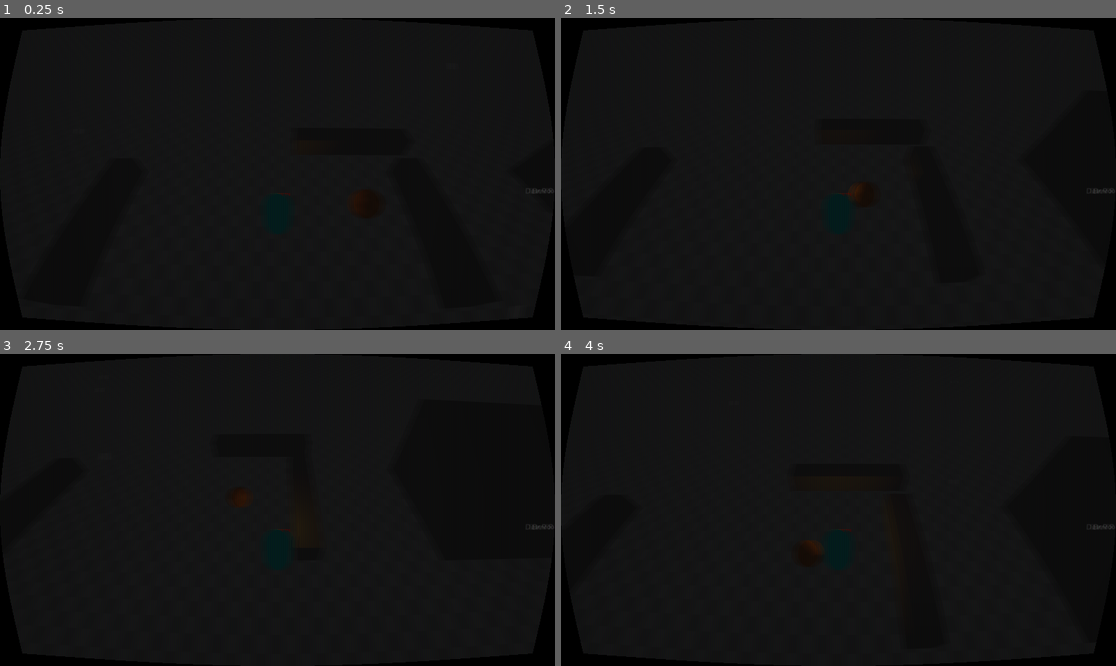
Above: before the commit, frames 1-4 (two rows, left to right).
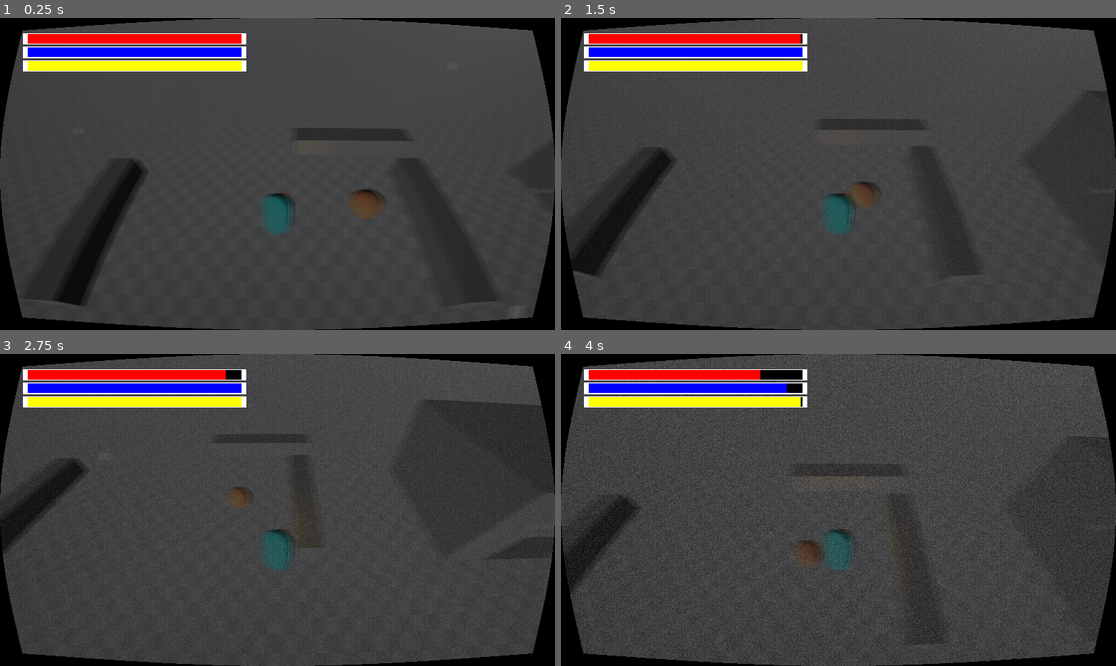
Above: after the commit, the same moments.

Repository: WoodShedGamesOfficial/GodotWildJam64
Game: Godot game, scene res://WildJam_64/LEVELS/Dev_room/JakesRoom/Dev_Room.tscn
The game is run twice, just before and just after one commit, with the same random seed, the same clock (stepped at 60 frames per second) and the same inputs. Before the commit the project has no main scene; this scene is started directly in both runs.
Inputs (mouse positions are in pixels of both pictures, inside the frame that each line leads up to):
- Up to frame 1 (0.25 s): no input
- Up to frame 2 (1.5 s): tap Enter (ui_accept) at 0.5, 0.77 s; move the mouse to (960, 158) at 0.52 s; hold Right (ui_right) 0.53-1.28 s; tap E (Interact) at 0.6, 1.35 s; move the mouse to (727, 189) at 1.27 s; hold Down (ui_down) from 1.28 s (still down)
- Up to frame 3 (2.75 s): tap Enter (ui_accept) at 1.52 s; move the mouse to (333, 441) at 2.02 s; release Down (ui_down) at 2.03 s; hold Right (ui_right) from 2.03 s (still down); tap E (Interact) at 2.1 s
- Up to frame 4 (4 s): move the mouse to (810, 572) at 2.77 s; release Right (ui_right) at 2.78 s; hold Up (ui_up) 2.78-3.53 s; tap E (Interact) at 2.85, 3.6 s; tap Enter (ui_accept) at 3.02, 3.77 s; move the mouse to (1005, 556) at 3.52 s; hold Left (ui_left) from 3.53 s (still down)

The runs differ from the first frame. In frame 1, 92% of the frame differs, in the area x 0-100%, y 0-100%; in frame 2, 92%; in frame 3, 92%; in frame 4, 92%.

Commit message:
Added basic Player HUD and TheDirector singleton
Player HUD updates the health, stamina, and mana. TheDirector singleton

Diff:
--- a/64_WinterHolidayThemed/WildJam_64/ASSETS/Characters/QueefsPlayerCharacter/PlayeScriptr.gd
+++ b/64_WinterHolidayThemed/WildJam_64/ASSETS/Characters/QueefsPlayerCharacter/PlayeScriptr.gd
@@ -1,19 +1,22 @@
 extends CharacterBody3D
-@onready var crt_shader = $PlayerOrigin/WorldCam/PlayerGUI/CRT_Shader
+
 
 @export var PLAYERSTATS = {
 	"Health" : 100,
-	"HealthMax" : 100,
-	"Mana" : 100,
-	"Stamina" : 100,
+	"Mana" : 100.0,
+	"Stamina" : 100.0,
 	'WalkSpeed' : 4
 }
 
 @onready var health = PLAYERSTATS.Health
-@onready var healthmax = PLAYERSTATS.HealthMax
 @onready var mana = PLAYERSTATS.Mana
 @onready var stamina = PLAYERSTATS.Stamina
 @onready var walk_speed = PLAYERSTATS.WalkSpeed
+
+@onready var healthmax = health
+@onready var manamax = mana
+@onready var staminamax = stamina
+@onready var crt_shader = $PlayerOrigin/WorldCam/PlayerGUI/CRT_Shader
 
 
 const JUMP_VELOCITY = 4.5
@@ -23,10 +26,18 @@
 var gravity = ProjectSettings.get_setting("physics/3d/default_gravity")
 
 
+func _ready():
+	$PlayerOrigin/WorldCam/PlayerGUI/HealthBar.value = health
+	$PlayerOrigin/WorldCam/PlayerGUI/ManaBar.value = mana
+	$PlayerOrigin/WorldCam/PlayerGUI/StaminaBar.value = stamina
+	pass
+
 func _input(event):
 	if InputEventMouseMotion:
 		control_camera() #/ takes player mouse input for camera control
 
+
+	set_player_stats(event)
 
 	pass
 
@@ -68,5 +79,25 @@
 	pass
 
 func _process(delta):
+	report_to_director()
 	#When player's health is low, the CRT_Shader gets stronger
 	crt_shader.material.set_shader_parameter("crt_white_noise", 1.0 - (float(health) / float(healthmax)))
+	$PlayerOrigin/WorldCam/PlayerGUI/HealthBar.value = health
+	$PlayerOrigin/WorldCam/PlayerGUI/ManaBar.value = mana
+	$PlayerOrigin/WorldCam/PlayerGUI/StaminaBar.value = stamina
+	pass
+
+
+
+func report_to_director():
+	TheDirector.player_health = health
+	TheDirector.player_mana = mana
+	TheDirector.player_stamina = stamina
+	pass
+
+func set_player_stats(event):
+	if Input.is_action_just_pressed("Interact"):
+		health -= 5
+		mana -= 3
+		stamina -= 2
+	pass
--- a/64_WinterHolidayThemed/WildJam_64/ASSETS/Characters/QueefsPlayerCharacter/player.tscn
+++ b/64_WinterHolidayThemed/WildJam_64/ASSETS/Characters/QueefsPlayerCharacter/player.tscn
@@ -1,7 +1,7 @@
-[gd_scene load_steps=9 format=3 uid="uid://dqthql80cjsxs"]
+[gd_scene load_steps=8 format=3 uid="uid://dqthql80cjsxs"]
 
 [ext_resource type="Script" path="res://WildJam_64/ASSETS/Characters/QueefsPlayerCharacter/PlayeScriptr.gd" id="1_tuyju"]
-[ext_resource type="Shader" path="res://WildJam_64/LEVELS/CRT Shader/CRT.gdshader" id="2_slnx0"]
+[ext_resource type="PackedScene" uid="uid://ynqoixfohsfg" path="res://WildJam_64/LEVELS/Dev_room/JakesRoom/player_gui.tscn" id="2_esxbw"]
 
 [sub_resource type="StandardMaterial3D" id="StandardMaterial3D_34wnd"]
 albedo_color = Color(0.219608, 1, 1, 1)
@@ -10,14 +10,6 @@
 material = SubResource("StandardMaterial3D_34wnd")
 
 [sub_resource type="CapsuleShape3D" id="CapsuleShape3D_bj0j4"]
-
-[sub_resource type="ShaderMaterial" id="ShaderMaterial_kj6rk"]
-shader = ExtResource("2_slnx0")
-shader_parameter/crt_brightness = 1.0
-shader_parameter/crt_ghost = 5.0
-shader_parameter/crt_grid = 0.4
-shader_parameter/crt_white_noise = 0.0
-shader_parameter/crt_curve = 0.05
 
 [sub_resource type="StandardMaterial3D" id="StandardMaterial3D_w7so5"]
 albedo_color = Color(1, 0, 0, 1)
@@ -28,13 +20,6 @@
 [node name="Player" type="CharacterBody3D"]
 transform = Transform3D(1, 0, 0, 0, 1, 0, 0, 0, 1, 0, 1, 0)
 script = ExtResource("1_tuyju")
-PLAYERSTATS = {
-"Health": 80,
-"HealthMax": 100,
-"Mana": 100,
-"Stamina": 100,
-"WalkSpeed": 4
-}
 
 [node name="MeshInstance3D" type="MeshInstance3D" parent="."]
 mesh = SubResource("CapsuleMesh_i54pw")
@@ -56,46 +41,7 @@
 cull_mask = 1047553
 current = true
 
-[node name="PlayerGUI" type="Control" parent="PlayerOrigin/WorldCam"]
-layout_mode = 3
-anchors_preset = 15
-anchor_right = 1.0
-anchor_bottom = 1.0
-grow_horizontal = 2
-grow_vertical = 2
-
-[node name="CRT_Shader" type="SubViewportContainer" parent="PlayerOrigin/WorldCam/PlayerGUI"]
-material = SubResource("ShaderMaterial_kj6rk")
-layout_mode = 1
-anchors_preset = 15
-anchor_right = 1.0
-anchor_bottom = 1.0
-grow_horizontal = 2
-grow_vertical = 2
-stretch = true
-
-[node name="SubViewport" type="SubViewport" parent="PlayerOrigin/WorldCam/PlayerGUI/CRT_Shader"]
-handle_input_locally = false
-size = Vector2i(1152, 648)
-render_target_update_mode = 4
-
-[node name="SubViewportContainer" type="SubViewportContainer" parent="PlayerOrigin/WorldCam/PlayerGUI"]
-layout_mode = 1
-anchors_preset = 15
-anchor_right = 1.0
-anchor_bottom = 1.0
-grow_horizontal = 2
-grow_vertical = 2
-
-[node name="SubViewport" type="SubViewport" parent="PlayerOrigin/WorldCam/PlayerGUI/SubViewportContainer"]
-transparent_bg = true
-handle_input_locally = false
-size = Vector2i(40, 40)
-render_target_update_mode = 4
-
-[node name="PlayerHUDCam" type="Camera3D" parent="PlayerOrigin/WorldCam/PlayerGUI/SubViewportContainer/SubViewport"]
-transform = Transform3D(1, 0, 0, 0, 0.422618, 0.906308, 0, -0.906308, 0.422618, 0, 7.21784, 1.9285)
-cull_mask = 1047554
+[node name="PlayerGUI" parent="PlayerOrigin/WorldCam" instance=ExtResource("2_esxbw")]
 
 [node name="MouseCast" type="RayCast3D" parent="PlayerOrigin/WorldCam"]
 
--- a/64_WinterHolidayThemed/WildJam_64/LEVELS/Dev_room/JakesRoom/Dev_Room.tscn
+++ b/64_WinterHolidayThemed/WildJam_64/LEVELS/Dev_room/JakesRoom/Dev_Room.tscn
@@ -105,13 +105,6 @@
 [node name="Characters" type="Node" parent="."]
 
 [node name="Player" parent="Characters" instance=ExtResource("2_n765u")]
-PLAYERSTATS = {
-"Health": 100,
-"HealthMax": 100,
-"Mana": 100,
-"Stamina": 100,
-"WalkSpeed": 4
-}
 
 [node name="ExeriorCamTEST" type="Camera3D" parent="Characters"]
 transform = Transform3D(1, 0, 0, 0, 0.707107, 0.707107, 0, -0.707107, 0.707107, 2, 5, 4)
@@ -119,8 +112,9 @@
 [node name="Lighting" type="Node" parent="."]
 
 [node name="DirectionalLight3D" type="DirectionalLight3D" parent="Lighting"]
-transform = Transform3D(0.866025, -0.25, -0.433013, 0.5, 0.433013, 0.75, 0, -0.866025, 0.5, 0, 6, 0)
-light_color = Color(0, 0, 0, 1)
+transform = Transform3D(0.866025, -0.25, -0.433013, 0.390041, 0.879638, 0.272221, 0.312839, -0.404643, 0.859299, -1.00417, 6, 0)
+light_color = Color(0.870588, 0.870588, 0.870588, 1)
+light_energy = 3.101
 
 [node name="WorldEnvironment" type="WorldEnvironment" parent="Lighting"]
 environment = SubResource("Environment_a51fp")
--- /dev/null
+++ b/64_WinterHolidayThemed/WildJam_64/LEVELS/Dev_room/JakesRoom/PlayerGUI.gd
@@ -0,0 +1,35 @@
+extends Control
+
+#@onready var max_health = TheDirector.player_health
+#@onready var max_mana = TheDirector.player_mana
+#@onready var max_stamina = TheDirector.player_stamina
+#@onready var health = max_health
+#@onready var mana = max_mana
+#@onready var stamina = max_stamina
+#
+#var current_health
+#var current_mana
+#var current_stamina
+#
+## Called when the node enters the scene tree for the first time.
+#func _ready():
+#	current_health = max_health
+#	current_mana = max_mana
+#	current_stamina = max_stamina
+#	pass # Replace with function body.
+#
+#
+## Called every frame. 'delta' is the elapsed time since the previous frame.
+#func _process(delta):
+#	$HealthBar.value = current_health
+#	$ManaBar.value  = current_mana
+#	$StaminaBar.value = current_stamina
+#	pass
+#
+#
+#func _input(event):
+##	if Input.is_action_just_pressed("Interact"):
+##		current_health += 5
+##		current_mana += 3
+##		current_stamina += 2
+#	pass
--- /dev/null
+++ b/64_WinterHolidayThemed/WildJam_64/LEVELS/Dev_room/JakesRoom/player_gui.tscn
@@ -0,0 +1,94 @@
+[gd_scene load_steps=6 format=3 uid="uid://ynqoixfohsfg"]
+
+[ext_resource type="Script" path="res://WildJam_64/LEVELS/Dev_room/JakesRoom/PlayerGUI.gd" id="1_1vjih"]
+[ext_resource type="Shader" path="res://WildJam_64/LEVELS/CRT Shader/CRT.gdshader" id="1_aqdot"]
+[ext_resource type="Texture2D" uid="uid://bynqtihrbtbtd" path="res://WildJam_64/UNCUTASSETS/textures/StatBar.png" id="2_cw58p"]
+[ext_resource type="Texture2D" uid="uid://xd8nudm2nnox" path="res://WildJam_64/UNCUTASSETS/textures/StatBarOutline.png" id="3_bvf1h"]
+
+[sub_resource type="ShaderMaterial" id="ShaderMaterial_kj6rk"]
+shader = ExtResource("1_aqdot")
+shader_parameter/crt_brightness = 1.0
+shader_parameter/crt_ghost = 5.0
+shader_parameter/crt_grid = 0.4
+shader_parameter/crt_white_noise = 0.0
+shader_parameter/crt_curve = 0.05
+
+[node name="PlayerGUI" type="Control"]
+layout_mode = 3
+anchors_preset = 15
+anchor_right = 1.0
+anchor_bottom = 1.0
+grow_horizontal = 2
+grow_vertical = 2
+script = ExtResource("1_1vjih")
+
+[node name="CRT_Shader" type="SubViewportContainer" parent="."]
+material = SubResource("ShaderMaterial_kj6rk")
+layout_mode = 1
+anchors_preset = 15
+anchor_right = 1.0
+anchor_bottom = 1.0
+grow_horizontal = 2
+grow_vertical = 2
+stretch = true
+
+[node name="SubViewport" type="SubViewport" parent="CRT_Shader"]
+handle_input_locally = false
+size = Vector2i(1152, 648)
+render_target_update_mode = 4
+
+[node name="SubViewportContainer" type="SubViewportContainer" parent="."]
+layout_mode = 1
+anchors_preset = 15
+anchor_right = 1.0
+anchor_bottom = 1.0
+grow_horizontal = 2
+grow_vertical = 2
+
+[node name="SubViewport" type="SubViewport" parent="SubViewportContainer"]
+transparent_bg = true
+handle_input_locally = false
+size = Vector2i(1152, 648)
+render_target_update_mode = 4
+
+[node name="PlayerHUDCam" type="Camera3D" parent="SubViewportContainer/SubViewport"]
+transform = Transform3D(1, 0, 0, 0, 0.422618, 0.906308, 0, -0.906308, 0.422618, 0, 7.21784, 1.9285)
+cull_mask = 1047554
+
+[node name="HealthBar" type="TextureProgressBar" parent="."]
+layout_mode = 0
+offset_right = 40.0
+offset_bottom = 40.0
+scale = Vector2(1.104, 0.179051)
+value = 50.0
+texture_under = ExtResource("2_cw58p")
+texture_over = ExtResource("3_bvf1h")
+texture_progress = ExtResource("2_cw58p")
+tint_under = Color(0, 0, 0, 1)
+tint_progress = Color(1, 0, 0, 1)
+
+[node name="ManaBar" type="TextureProgressBar" parent="."]
+layout_mode = 0
+offset_top = 28.0
+offset_right = 500.0
+offset_bottom = 528.0
+scale = Vector2(1.104, 0.179051)
+value = 50.0
+texture_under = ExtResource("2_cw58p")
+texture_over = ExtResource("3_bvf1h")
+texture_progress = ExtResource("2_cw58p")
+tint_under = Color(0, 0, 0, 1)
+tint_progress = Color(0, 0, 1, 1)
+
+[node name="StaminaBar" type="TextureProgressBar" parent="."]
+layout_mode = 0
+offset_top = 56.0
+offset_right = 500.0
+offset_bottom = 556.0
+scale = Vector2(1.104, 0.179051)
+value = 50.0
+texture_under = ExtResource("2_cw58p")
+texture_over = ExtResource("3_bvf1h")
+texture_progress = ExtResource("2_cw58p")
+tint_under = Color(0, 0, 0, 1)
+tint_progress = Color(1, 1, 0, 1)
--- /dev/null
+++ b/64_WinterHolidayThemed/WildJam_64/LEVELS/Dev_room/JakesRoom/progress_bar.tscn
@@ -0,0 +1,26 @@
+[gd_scene load_steps=3 format=3 uid="uid://cy80450kheod3"]
+
+[ext_resource type="Texture2D" uid="uid://bynqtihrbtbtd" path="res://WildJam_64/UNCUTASSETS/textures/StatBar.png" id="1_ljcce"]
+[ext_resource type="Texture2D" uid="uid://xd8nudm2nnox" path="res://WildJam_64/UNCUTASSETS/textures/StatBarOutline.png" id="2_8wrxc"]
+
+[node name="progress_bar" type="Control"]
+layout_mode = 3
+anchors_preset = 15
+anchor_right = 1.0
+anchor_bottom = 1.0
+grow_horizontal = 2
+grow_vertical = 2
+
+[node name="TextureProgressBar" type="TextureProgressBar" parent="."]
+layout_mode = 1
+anchors_preset = 15
+anchor_right = 1.0
+anchor_bottom = 1.0
+grow_horizontal = 2
+grow_vertical = 2
+value = 50.0
+texture_under = ExtResource("1_ljcce")
+texture_over = ExtResource("2_8wrxc")
+texture_progress = ExtResource("1_ljcce")
+tint_under = Color(0, 0, 0, 1)
+tint_progress = Color(1, 0, 0, 1)
--- a/64_WinterHolidayThemed/WildJam_64/LEVELS/Main_Menu/Main_Menu.tscn
+++ b/64_WinterHolidayThemed/WildJam_64/LEVELS/Main_Menu/Main_Menu.tscn
@@ -1,9 +1,4 @@
-[gd_scene load_steps=3 format=3 uid="uid://r2w46qikxe74"]
-
-[ext_resource type="Shader" path="res://WildJam_64/ASSETS/Enviromental/Shaders/Test2DShaderVHS.gdshader" id="1_o05ym"]
-
-[sub_resource type="ShaderMaterial" id="ShaderMaterial_hbd4v"]
-shader = ExtResource("1_o05ym")
+[gd_scene format=3 uid="uid://r2w46qikxe74"]
 
 [node name="Main_Menu" type="Control"]
 layout_mode = 3
@@ -12,7 +7,6 @@
 anchor_bottom = 1.0
 grow_horizontal = 2
 grow_vertical = 2
-
 
 [node name="Label" type="Label" parent="."]
 layout_mode = 1
@@ -27,8 +21,3 @@
 offset_bottom = 20.0
 grow_horizontal = 2
 grow_vertical = 2
-
-[connection signal="pressed" from="ButtonContainer/Start" to="." method="_on_start_pressed"]
-[connection signal="pressed" from="ButtonContainer/Options" to="." method="_on_options_pressed"]
-[connection signal="pressed" from="ButtonContainer/Credits" to="." method="_on_credits_pressed"]
-[connection signal="pressed" from="ButtonContainer/Exit" to="." method="_on_exit_pressed"]
--- /dev/null
+++ b/64_WinterHolidayThemed/WildJam_64/SCRIPTS/TheDirector.gd
@@ -0,0 +1,5 @@
+extends Node
+
+@onready var player_health : int
+@onready var player_mana : float
+@onready var player_stamina : float
--- a/64_WinterHolidayThemed/project.godot
+++ b/64_WinterHolidayThemed/project.godot
@@ -11,12 +11,13 @@
 [application]
 
 config/name="GodotWildJam_64"
+run/main_scene="res://WildJam_64/LEVELS/Main_Menu/Main_Menu.tscn"
 config/features=PackedStringArray("4.1", "Forward Plus")
 config/icon="res://icon.svg"
 
-[display]
+[autoload]
 
-window/size/mode=3
+TheDirector="*res://WildJam_64/SCRIPTS/TheDirector.gd"
 
 [input]
 
Not shown: 1 places in 64_WinterHolidayThemed/WildJam_64/LEVELS/Dev_room/JakesRoom/Dev_Room.tscn that only renumber resources
Binary file added: 64_WinterHolidayThemed/WildJam_64/UNCUTASSETS/textures/StatBar.png
Not shown, added: 64_WinterHolidayThemed/WildJam_64/UNCUTASSETS/textures/StatBar.png.import
Binary file added: 64_WinterHolidayThemed/WildJam_64/UNCUTASSETS/textures/StatBarOutline.png
Not shown, added: 64_WinterHolidayThemed/WildJam_64/UNCUTASSETS/textures/StatBarOutline.png.import
